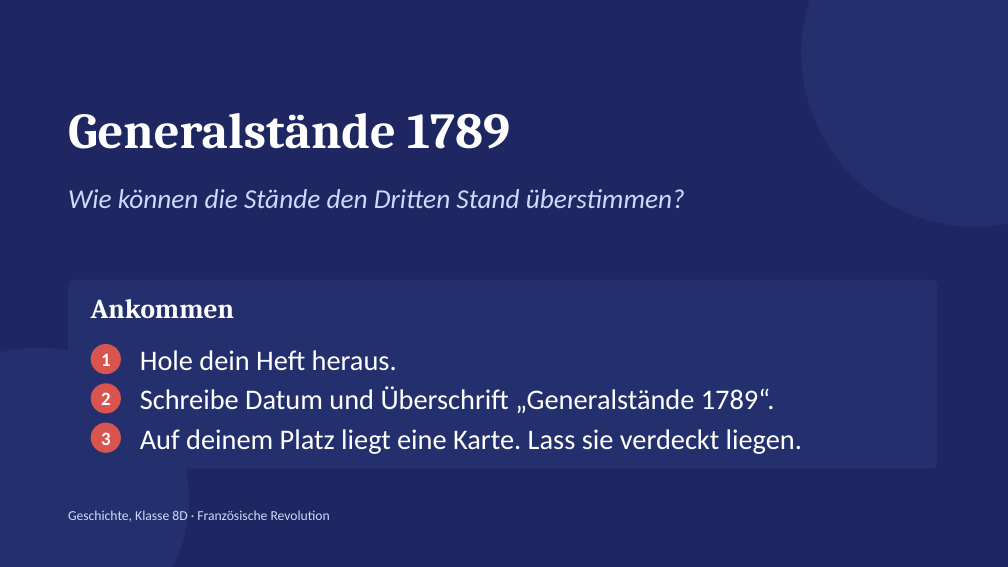
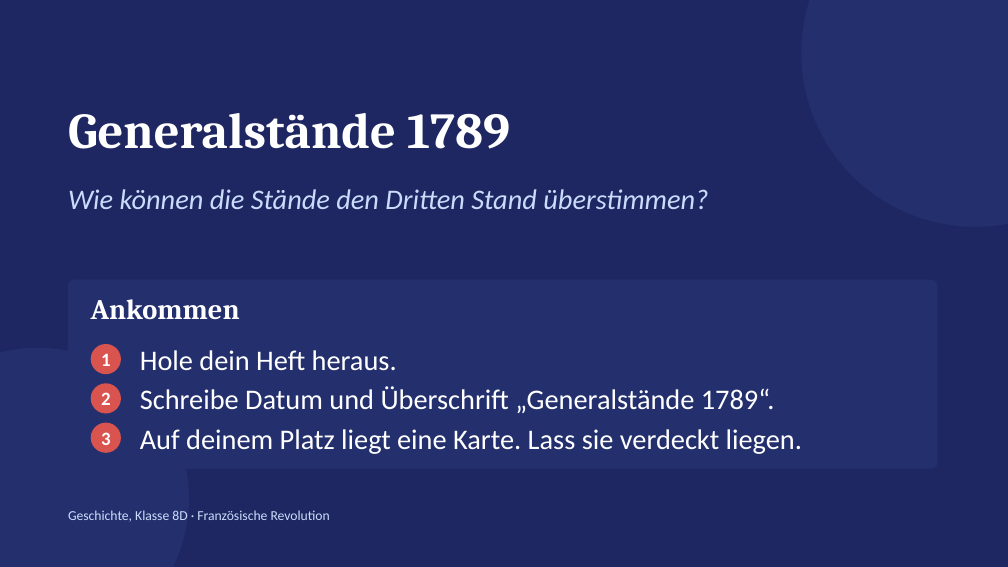
Before and after one commit to golzkonstantin-gif/Schule, a slide deck: slide 1 of Geschichte_8D/Generalstaende/Praesentation_Generalstaende_8D.pptx. Drawn at 1008x567 pixels with LibreOffice and Linux fonts; fonts in the diff are those of the drawing. Boxes give left, top, right and bottom in pixels: in the first picture for what was removed or moved away, otherwise in the second. Text is boxed around its words. In the diff, an @@ line names an element or a change of style, - is before the commit and + after.

```diff
--- a/Geschichte_8D/Generalstaende/Praesentation_Generalstaende_8D.pptx
+++ b/Geschichte_8D/Generalstaende/Praesentation_Generalstaende_8D.pptx
@@ text "Wie können die Stände den ..." at (68, 189, 708, 209): size 26 to 27 pt @@
@@ text "Ankommen" at (91, 299, 240, 319): size 26 to 27 pt @@
```
Also in this commit, not shown: 8 other slides changed, 5 other files.
